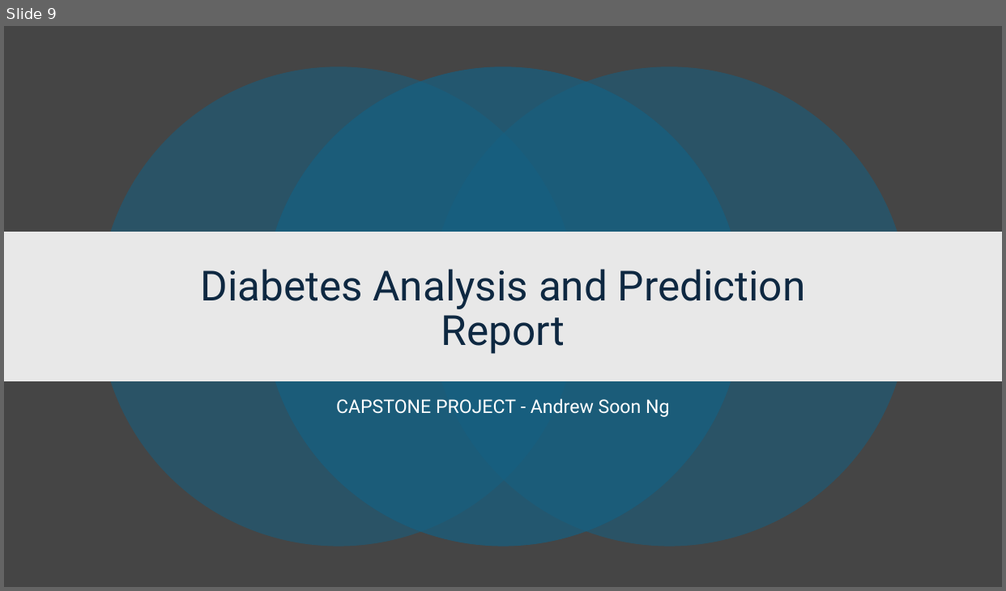
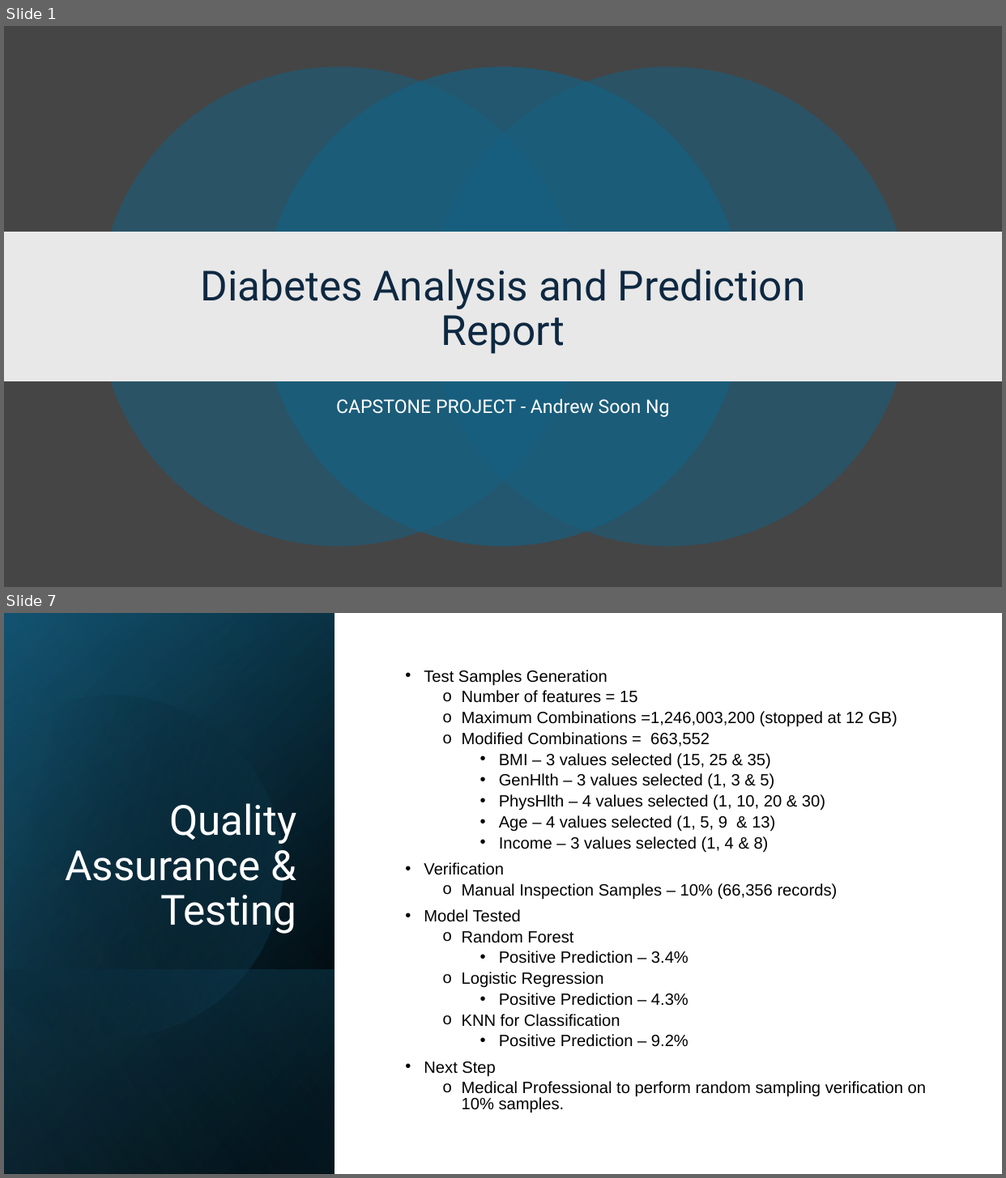
Before and after one commit to soonnyla/Capstone-Diabetes, a slide deck: Diabetes Analysis and Prediction.pptx. Shown one above the other, each under a label of ours: slide 9 before the commit, slides 1 and 7 after it; the slides between them are not shown. The pictures are 1006x591 and 1006x1178 pixels, drawn with LibreOffice and Linux fonts; fonts in the diff are those of the drawing. Boxes give left, top, right and bottom in pixels: in the first picture for what was removed or moved away, otherwise in the second. Text is boxed around its words. In the diff, an @@ line names an element or a change of style, - is before the commit and + after.

Commit message:
updated presentation and prediction file

```diff
--- a/Diabetes Analysis and Prediction.pptx
+++ b/Diabetes Analysis and Prediction.pptx
@@ slide 7 added at (x1=4, y1=613, x2=1002, y2=1174), background #FFFFFF @@
@@ rectangle added at (x1=4, y1=613, x2=1002, y2=1174), fill #FFFFFF @@
@@ rectangle added at (x1=4, y1=613, x2=335, y2=1174), fill gradient #000000 to #104862 @@
@@ rectangle added at (x1=4, y1=614, x2=335, y2=1174), fill gradient #000000 to #156082 @@
@@ rectangle added at (x1=4, y1=613, x2=335, y2=1174), fill gradient #000000 to #46B1E1 @@
@@ freeform shape added at (x1=4, y1=655, x2=324, y2=1072), fill gradient #000000 to #156082 @@
@@ text added at (x1=424, y1=670, x2=926, y2=1113), 15.7 pt, text #000000 @@
+• Test Samples Generation
+  o Number of features = 15
+  o Maximum Combinations =1,246,003,200 (stopped at 12 GB)
+  o Modified Combinations = 663,552
+    • BMI – 3 values selected (15, 25 & 35)
+    • GenHlth – 3 values selected (1, 3 & 5)
+    • PhysHlth – 4 values selected (1, 10, 20 & 30)
+    • Age – 4 values selected (1, 5, 9 & 13)
+    • Income – 3 values selected (1, 4 & 8)
+• Verification
+  o Manual Inspection Samples – 10% (66,356 records)
+• Model Tested
+  o Random Forest
+    • Positive Prediction – 3.4%
+  o Logistic Regression
+    • Positive Prediction – 4.3%
+  o KNN for Classification
+    • Positive Prediction – 9.2%
+• Next Step
+  o Medical Professional to perform random sampling verification on 10% samples.
@@ title added at (x1=66, y1=803, x2=296, y2=934), 40 pt, text #FFFFFF @@
+Quality Assurance & Testing
@@ rectangle added at (x1=4, y1=969, x2=335, y2=1174), fill gradient #156082 to #000000 @@
@@ what was slide 9 is now slide 1 @@
```
Also in this commit, not shown: 11 slides changed, 2 other slides added, 1 other file.
